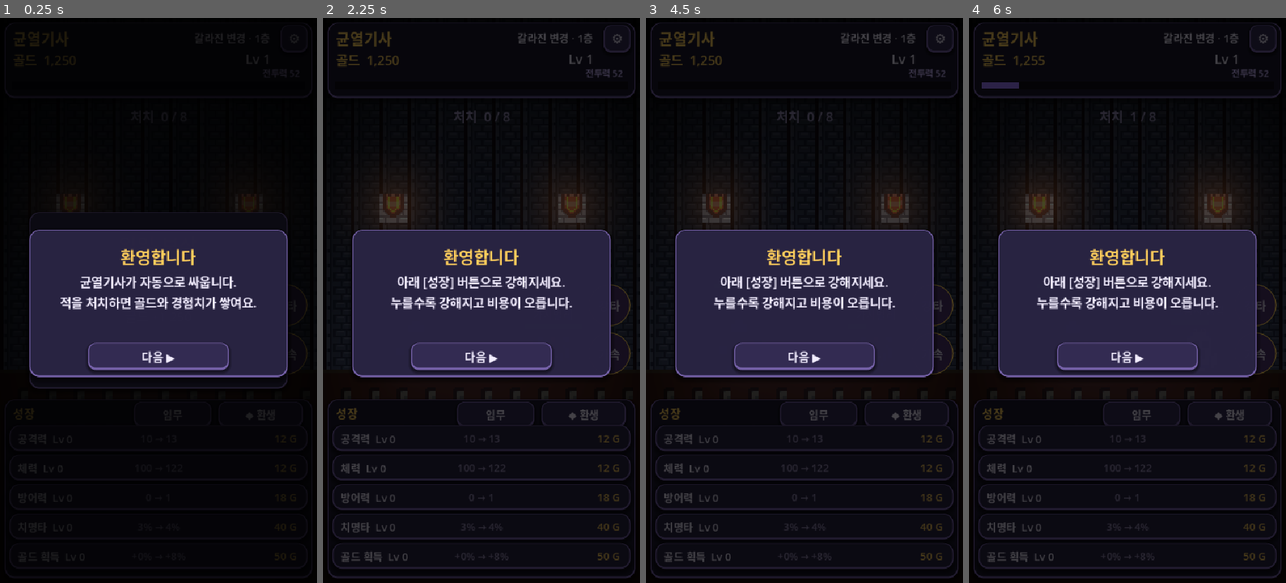
Above: before the commit, frames 1-4 (left to right).
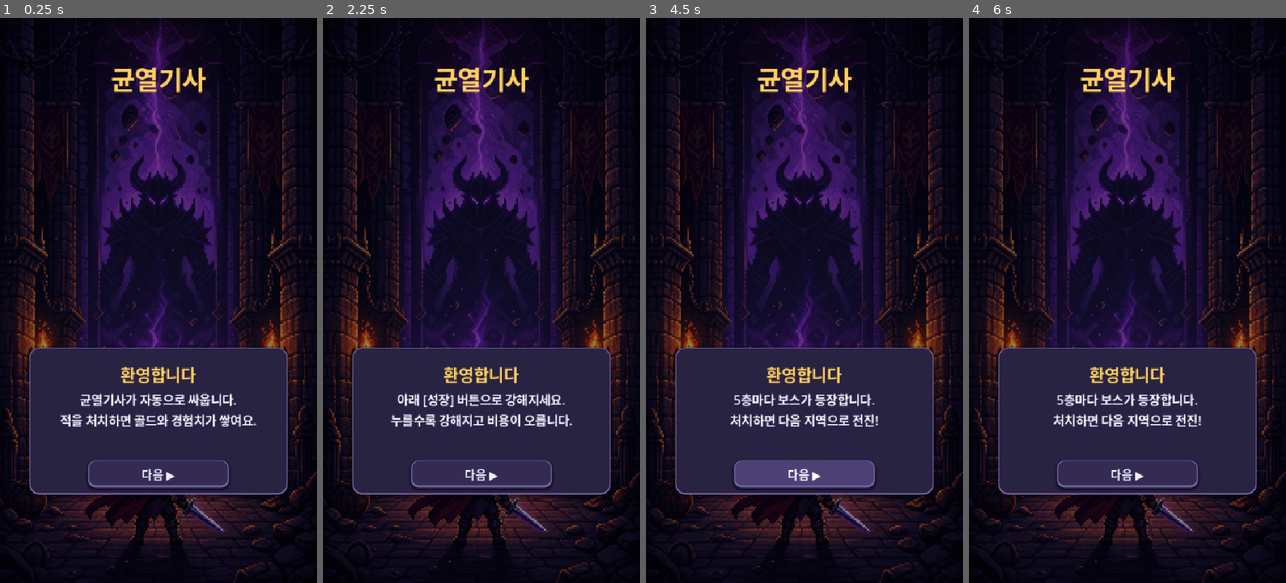
Above: after the commit, the same moments.

Repository: BN8624/unknown
Game: Godot game, scene res://Main.tscn
Two runs of this game, one before a commit and one after it. Both use one fixed random seed, a clock stepped at 60 frames per second and the inputs below.
Inputs (mouse positions are in pixels of both pictures, inside the frame that each line leads up to):
- Up to frame 1 (0.25 s): no input
- Up to frame 2 (2.25 s): click "다음 ▶" at 0.5 s; click "⚙" at 1.25 s; click "임무" at 2 s
- Up to frame 3 (4.5 s): click "◆ 환생" at 2.75 s; click (804, 436) at 3.52 s; click (804, 470) at 4.27 s
- Up to frame 4 (6 s): click (1127, 498) at 5.02 s; click (1127, 526) at 5.77 s

The runs differ from the first frame. In frame 1, 51% of the frame differs, in the area x 0-100%, y 0-100%; in frame 2, 49%; in frame 3, 49%; in frame 4, 49%.

Commit message:
feat: AI 생성 픽셀아트 통합 — UI 아이콘·타이틀 씬·보스 초상화
사용자 제공 고퀄 픽셀아트 3종을 잘라 통합:
- 아이콘 8종(검·하트·방패·크리스탈·금화·단검·해골·모래시계) → 성장 버튼
  5종·HUD 골드에 금테 아이콘 부착. assets/ui/.
- 씬 아트(균열 앞 기사) → 첫 실행 타이틀/온보딩 배경.
- 보스 초상화(마검 보스) → 보스 도전 시 등장 컷(확대·이름).

Co-Authored-By: Claude Opus 4.8 <noreply@anthropic.com>

Diff:
--- a/Main.gd
+++ b/Main.gd
@@ -217,6 +217,9 @@
 	stage = 10; kills = 0; boss_active = false; _spawn_enemy()  # 보스 관문(도전 버튼)
 	await get_tree().create_timer(0.5).timeout
 	_save_shot("r11_gate")
+	_boss_intro()  # 보스 도전 컷(초상화)
+	await get_tree().create_timer(0.6).timeout
+	_save_shot("r11b_bossintro")
 	# 업적 오버레이(일부 달성 상태로)
 	max_stage_cleared = 45; counters = {"kill": 5200, "stage": 50, "upgrade": 230, "boss": 12, "gold": 2500000}
 	achieved = ["f10","f25","f40","k100","k1k","b10","u50","u200","p1"]; _recompute_ach_mult(); _recompute_stats()
@@ -244,26 +247,36 @@
 	ov.size = GameData.SCREEN
 	ui_layer.add_child(ov)
 	_onboard_ov = ov
+	# 타이틀 배경 아트(균열 앞의 기사)
+	var scene := _ui_icon("scene_rift", Vector2.ZERO, 0)
+	if scene != null:
+		scene.size = GameData.SCREEN
+		scene.stretch_mode = TextureRect.STRETCH_KEEP_ASPECT_COVERED
+		ov.add_child(scene)
 	var dim := ColorRect.new()
-	dim.color = Color(0, 0, 0, 0.72)
+	dim.color = Color(0.02, 0.01, 0.05, 0.45)
 	dim.size = GameData.SCREEN
 	dim.mouse_filter = Control.MOUSE_FILTER_STOP
 	ov.add_child(dim)
-	var box := _new_panel(Rect2(50, 360, 440, 250), COL_PANEL_HI)
+	var titlebar := _new_label("균열기사", 44, COL_GOLD)
+	titlebar.position = Vector2(0, 70); titlebar.size = Vector2(GameData.SCREEN.x, 60)
+	titlebar.horizontal_alignment = HORIZONTAL_ALIGNMENT_CENTER
+	ov.add_child(titlebar)
+	var box := _new_panel(Rect2(50, 560, 440, 250), COL_PANEL_HI)
 	ov.add_child(box)
 	var head := _new_label("환영합니다", 28, COL_GOLD)
-	head.position = Vector2(50, 384)
+	head.position = Vector2(50, 584)
 	head.size = Vector2(440, 36)
 	head.horizontal_alignment = HORIZONTAL_ALIGNMENT_CENTER
 	ov.add_child(head)
 	var body := _new_label("", 21, COL_TEXT)
-	body.position = Vector2(78, 432)
+	body.position = Vector2(78, 632)
 	body.size = Vector2(384, 120)
 	body.horizontal_alignment = HORIZONTAL_ALIGNMENT_CENTER
 	body.autowrap_mode = TextServer.AUTOWRAP_WORD_SMART
 	ov.add_child(body)
 	var btn := Button.new()
-	btn.position = Vector2(150, 552)
+	btn.position = Vector2(150, 752)
 	btn.size = Vector2(240, 46)
 	btn.add_theme_font_size_override("font_size", 20)
 	_style_button(btn)
@@ -653,8 +666,11 @@
 		_open_settings())
 	add_child(gear)
 
+	var coin := _ui_icon("icon_gold", Vector2(18, 52), 30)
+	if coin != null:
+		add_child(coin)
 	lbl_gold = _new_label("", 22, COL_GOLD)
-	lbl_gold.position = Vector2(22, 54)
+	lbl_gold.position = Vector2(54, 54)
 	add_child(lbl_gold)
 
 	lbl_level = _new_label("", 22, COL_TEXT)
@@ -723,8 +739,11 @@
 	var id: String = udef["id"]
 	var panel := _new_panel(Rect2(16, y, 508, 44), COL_PANEL_HI)
 	add_child(panel)
+	var ic := _ui_icon("icon_" + id, Vector2(24, y + 4), 36)
+	if ic != null:
+		add_child(ic)
 	var name_lbl := _new_label("", 18, COL_TEXT)
-	name_lbl.position = Vector2(30, y + 9)
+	name_lbl.position = Vector2(70, y + 9)
 	add_child(name_lbl)
 	var value_lbl := _new_label("", 17, COL_DIM)
 	value_lbl.position = Vector2(180, y + 10)
@@ -804,7 +823,53 @@
 		return
 	boss_active = true
 	_show_challenge(false)
+	_boss_intro()
 	_spawn_enemy()
+
+
+# 보스 도전 컷: 초상화가 확 떠오르며 보스 이름 표시(1.3초, 비차단).
+func _boss_intro() -> void:
+	if _shot_mode and false:
+		return
+	var path := "res://assets/ui/boss_portrait.png"
+	if not ResourceLoader.exists(path):
+		return
+	var bname: String = GameData.make_enemy(stage).get("name", "보스")
+	var ov := Control.new(); ov.size = GameData.SCREEN
+	ov.mouse_filter = Control.MOUSE_FILTER_IGNORE
+	ui_layer.add_child(ov)
+	var dim := ColorRect.new()
+	dim.color = Color(0, 0, 0, 0.0); dim.size = GameData.SCREEN
+	dim.mouse_filter = Control.MOUSE_FILTER_IGNORE
+	ov.add_child(dim)
+	var port := TextureRect.new()
+	port.texture = load(path)
+	port.expand_mode = TextureRect.EXPAND_IGNORE_SIZE
+	port.stretch_mode = TextureRect.STRETCH_KEEP_ASPECT_CENTERED
+	port.size = Vector2(340, 340)
+	port.position = Vector2(GameData.SCREEN.x * 0.5 - 170, 168)
+	port.pivot_offset = Vector2(170, 170)
+	port.scale = Vector2(0.6, 0.6)
+	port.modulate = Color(1, 1, 1, 0)
+	port.mouse_filter = Control.MOUSE_FILTER_IGNORE
+	ov.add_child(port)
+	var nm := _new_label("[보스]  " + bname, 30, COL_HP_BOSS)
+	nm.position = Vector2(0, 520); nm.size = Vector2(GameData.SCREEN.x, 40)
+	nm.horizontal_alignment = HORIZONTAL_ALIGNMENT_CENTER
+	nm.modulate = Color(1, 1, 1, 0)
+	ov.add_child(nm)
+	if kfont != null:
+		_apply_font_to(ov)
+	_play("boss_appear")
+	var tw := create_tween()
+	tw.tween_property(dim, "color", Color(0, 0, 0, 0.55), 0.2)
+	tw.parallel().tween_property(port, "scale", Vector2(1.0, 1.0), 0.35).set_trans(Tween.TRANS_BACK).set_ease(Tween.EASE_OUT)
+	tw.parallel().tween_property(port, "modulate", Color(1, 1, 1, 1), 0.25)
+	tw.parallel().tween_property(nm, "modulate", Color(1, 1, 1, 1), 0.3)
+	tw.tween_interval(0.55)
+	tw.tween_property(ov, "modulate", Color(1, 1, 1, 0), 0.35)
+	tw.parallel().tween_property(dim, "color", Color(0, 0, 0, 0), 0.35)
+	tw.tween_callback(ov.queue_free)
 
 
 func _make_skill_btn(label: String, pos: Vector2, cb: Callable) -> Button:
@@ -1932,7 +1997,7 @@
 
 # ── 표시 갱신 ────────────────────────────────────────────────────
 func _update_hud() -> void:
-	lbl_gold.text = "골드  %s" % _fmt(gold)
+	lbl_gold.text = _fmt(gold)
 	lbl_level.text = "Lv %d" % level
 	lbl_stage.text = "%s · %d층" % [GameData.region_for(stage)["name"], stage]
 	var need := GameData.exp_to_next(level)
@@ -2150,6 +2215,21 @@
 	return l
 
 
+# UI 아이콘(assets/ui/<name>.png) TextureRect. 없으면 null.
+func _ui_icon(name: String, pos: Vector2, size: float) -> TextureRect:
+	var path := "res://assets/ui/%s.png" % name
+	if not ResourceLoader.exists(path):
+		return null
+	var t := TextureRect.new()
+	t.texture = load(path)
+	t.position = pos
+	t.size = Vector2(size, size)
+	t.expand_mode = TextureRect.EXPAND_IGNORE_SIZE
+	t.stretch_mode = TextureRect.STRETCH_KEEP_ASPECT_CENTERED
+	t.mouse_filter = Control.MOUSE_FILTER_IGNORE
+	return t
+
+
 func _new_panel(rect: Rect2, col: Color) -> Panel:
 	var p := Panel.new()
 	p.position = rect.position
Binary file added: assets/ui/boss_portrait.png
Not shown, added: assets/ui/boss_portrait.png.import
Binary file added: assets/ui/icon_atk.png
Not shown, added: assets/ui/icon_atk.png.import
Binary file added: assets/ui/icon_crit.png
Not shown, added: assets/ui/icon_crit.png.import
Binary file added: assets/ui/icon_crystal.png
Not shown, added: assets/ui/icon_crystal.png.import
Binary file added: assets/ui/icon_def.png
Not shown, added: assets/ui/icon_def.png.import
Binary file added: assets/ui/icon_gold.png
Not shown, added: assets/ui/icon_gold.png.import
(and 8 more such lines)
